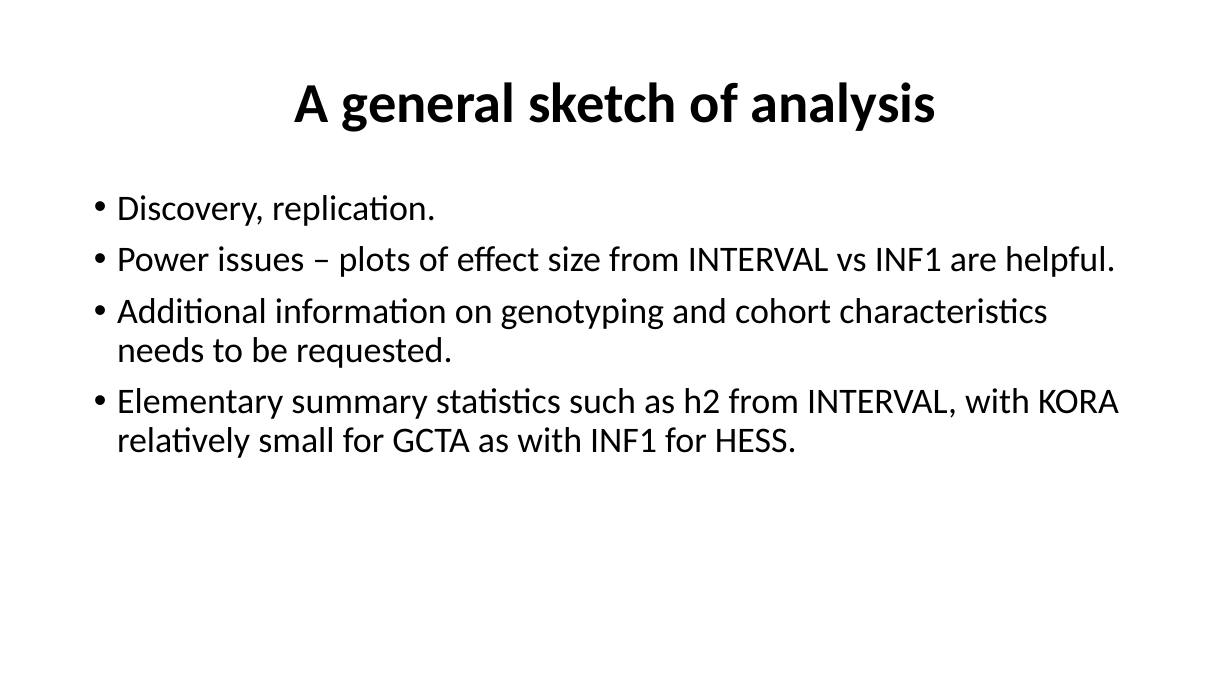
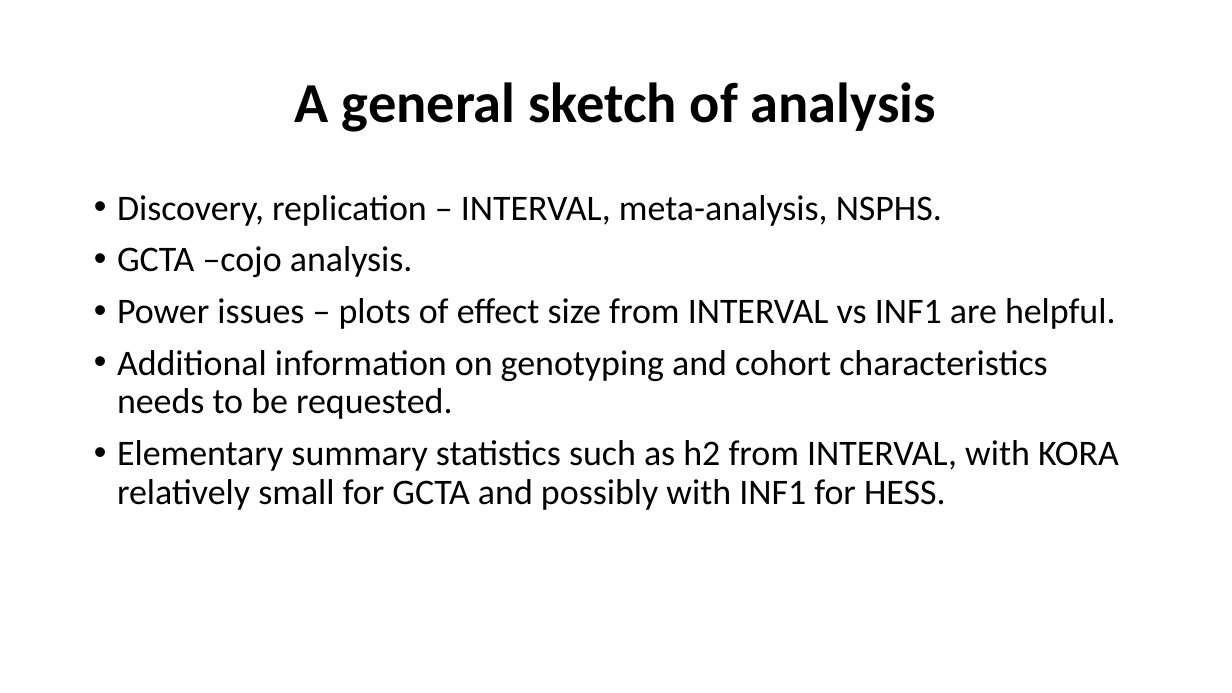
Before and after one commit to jinghuazhao/INF, a slide deck: slide 10 of doc/SCALLOP_INF1-120419.pptx. Drawn at 1232x693 pixels with LibreOffice and Linux fonts; fonts in the diff are those of the drawing. Boxes give left, top, right and bottom in pixels: in the first picture for what was removed or moved away, otherwise in the second. Text is boxed around its words. In the diff, an @@ line names an element or a change of style, - is before the commit and + after.

```diff
--- a/doc/SCALLOP_INF1-120419.pptx
+++ b/doc/SCALLOP_INF1-120419.pptx
@@ text at [117, 195, 942, 277]: text changed @@
-• Discovery, replication.
+• Discovery, replication – INTERVAL, meta-analysis, NSPHS.
+• GCTA –cojo analysis.
@@ text at [117, 440, 1119, 510]: text changed @@
-• Elementary summary statistics such as h2 from INTERVAL, with KORA relatively small for GCTA as with INF1 for HESS.
+• Elementary summary statistics such as h2 from INTERVAL, with KORA relatively small for GCTA and possibly with INF1 for HESS.
```
Also in this commit, not shown: 7 other slides changed.
